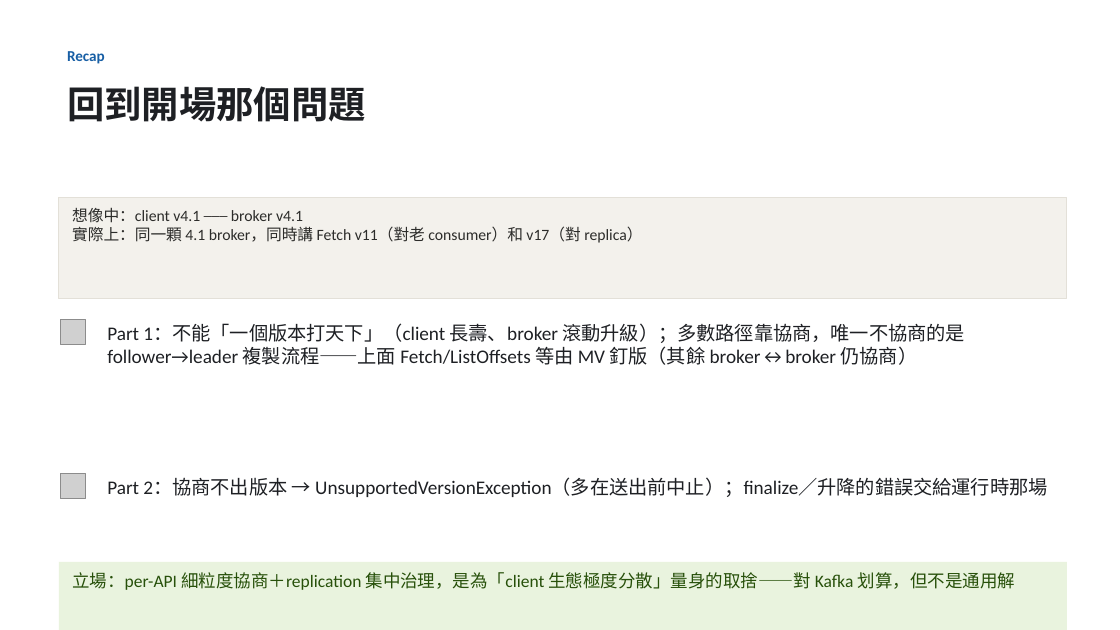
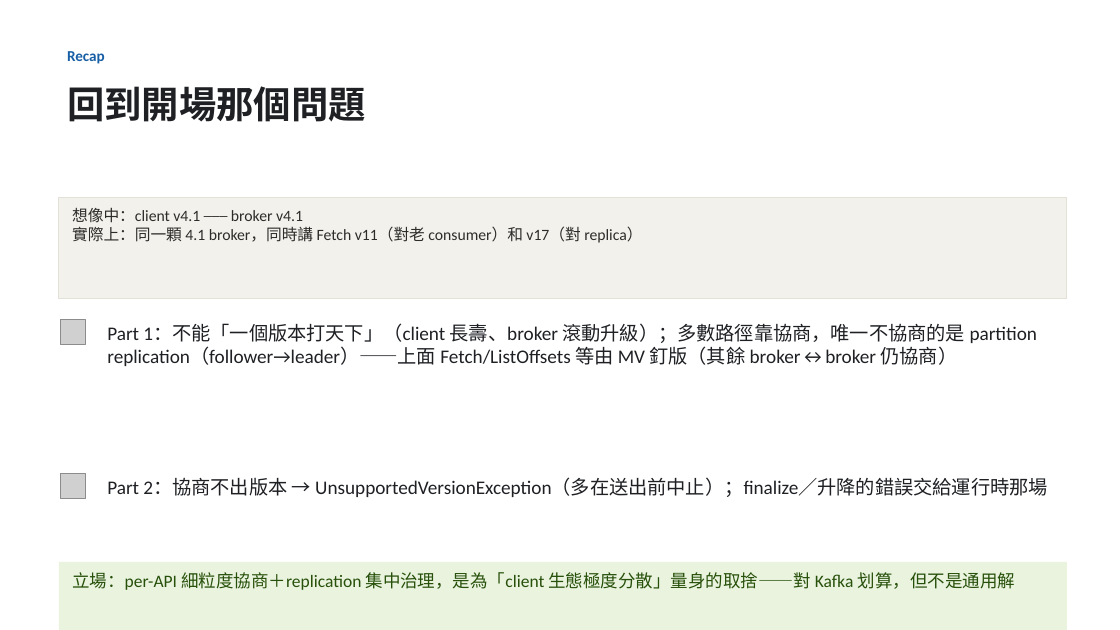
Before and after one commit to unknowntpo/kafka, a slide deck: slide 18 of study/version-control/kafka-version-negotiation.pptx. Drawn at 1120x630 pixels with LibreOffice and Linux fonts; fonts in the diff are those of the drawing; grey boxes stand for pictures. Boxes give left, top, right and bottom in pixels: in the first picture for what was removed or moved away, otherwise in the second. Text is boxed around its words. In the diff, an @@ line names an element or a change of style, - is before the commit and + after.

Commit message:
study(version-control): 路徑正名為 Kafka 官方詞「partition replication」（元件 replica fetcher、RPC 用 Fetch）
- deck 架構(a)/(b)、Recap、quiz 0：路徑一律稱 partition replication（follower→leader），replica fetcher 留作元件註解
- 正名層級：partition replication（概念/路徑）→ replica fetcher（元件）→ Fetch/ListOffsets/OffsetsForLeaderEpoch（RPC）
- rpc-version-selection.md 同步

```diff
--- a/study/version-control/kafka-version-negotiation.pptx
+++ b/study/version-control/kafka-version-negotiation.pptx
@@ text at (x1=107, y1=323, x2=1038, y2=366): text changed @@
-Part 1：不能「一個版本打天下」（client 長壽、broker 滾動升級）；多數路徑靠協商，唯一不協商的是 follower→leader 複製流程——上面 Fetch/ListOffsets 等由 MV 釘版（其餘 broker↔broker 仍協商）
+Part 1：不能「一個版本打天下」（client 長壽、broker 滾動升級）；多數路徑靠協商，唯一不協商的是 partition replication（follower→leader）——上面 Fetch/ListOffsets 等由 MV 釘版（其餘 broker↔broker 仍協商）
```
Also in this commit, not shown: 4 other slides changed, 2 other files.
